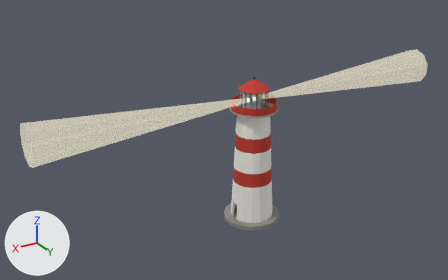
Renders of the glTF model openttd/media/baseset/decouple/objekty/majaky/majak_kulaty.glb from each side of a commit.
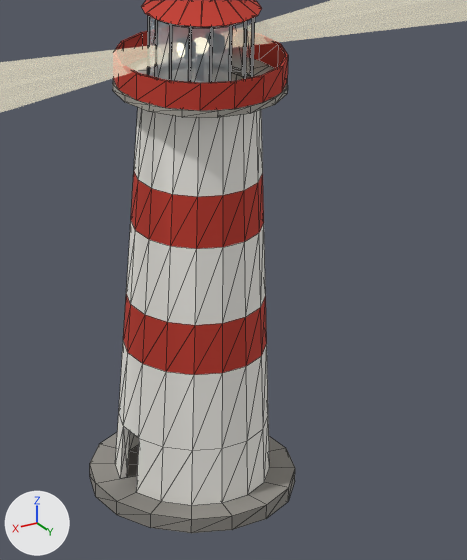
There are two pictures of each version: one whole from a camera (50 mm lens) standing at (43.6, 65.0, 45.5) and looking at (3.1, -2.5, 11.7), one close up on the part from 45% to 73% of the width and 31% to 85% of the height. The axes (+X, +Y, +Z) are drawn at lower left. The lights are the same throughout. The last two pictures show the newer version. The close-ups show mesh edges as thin lines. Where no turn or scale is listed for an object, it has been applied to the vertices. Vertices at exactly the same position are counted once.
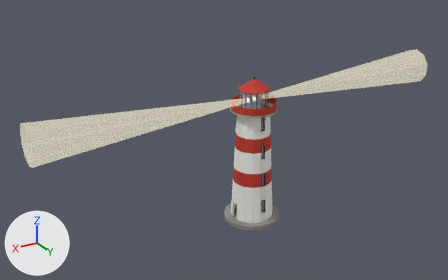
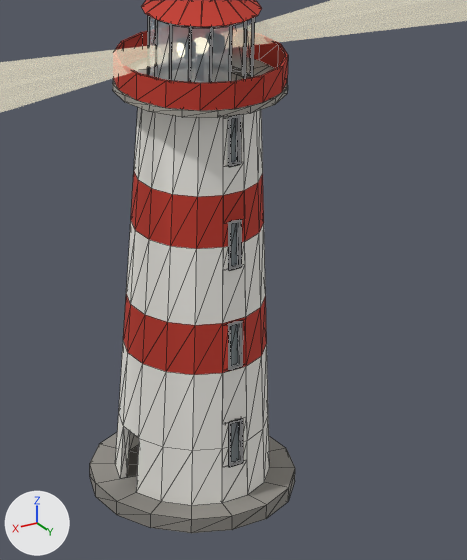
Location of each change, (x1, y1, x2, y2) in pixels of the close-ups (467 x 560 px):
part 1 of me_mesh_0, added
    after: (223, 114, 246, 373)
part 2 of me_mesh_0, added
    after: (222, 366, 248, 503)

The change, as a diff of the scene's bpy script:
```diff
--- a/openttd/media/baseset/decouple/objekty/majaky/majak_kulaty.glb.py
+++ b/openttd/media/baseset/decouple/objekty/majaky/majak_kulaty.glb.py
@@ me_mesh_0 @@
 # used by ob_mesh_0; location = (-30.0, 3.92, -2.6)
-me_mesh_0.from_pydata(...)  # 1193 vertices, 1864 faces; spans x 26.1..33.9, y -7.8..0.0, z 2.6..23.6
+me_mesh_0.from_pydata(...)  # 1589 vertices, 2534 faces; spans x 26.1..33.9, y -7.8..0.0, z 2.6..23.6
+# me_mesh_0 part 1: 168 vertices added at x 29.5..30.5, y -2.0..-1.1, z 8.7..18.5
+# me_mesh_0 part 2: 59 vertices added at x 29.4..30.6, y -1.4..-0.9, z 4.7..6.5
+# other edits to the shape of me_mesh_0 do not show in these pictures
 me_mesh_0.materials.append(mat_majak)
```
